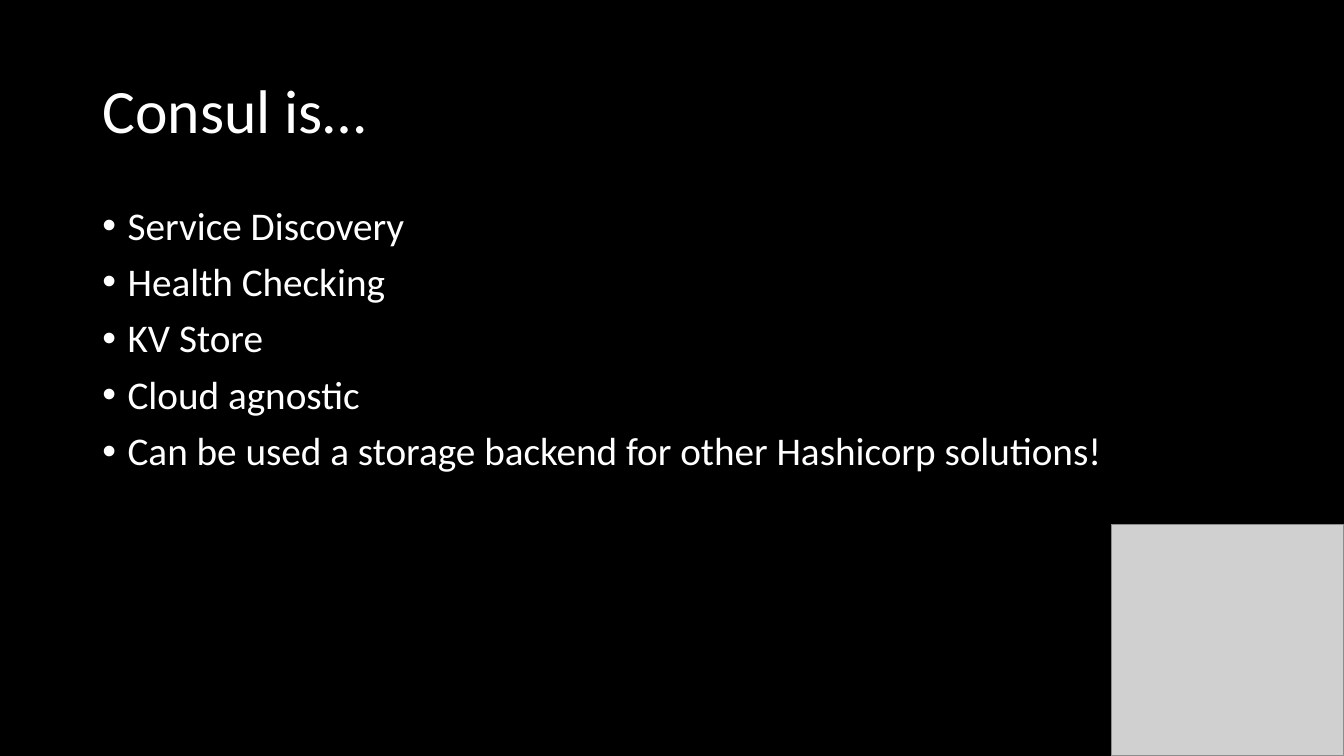
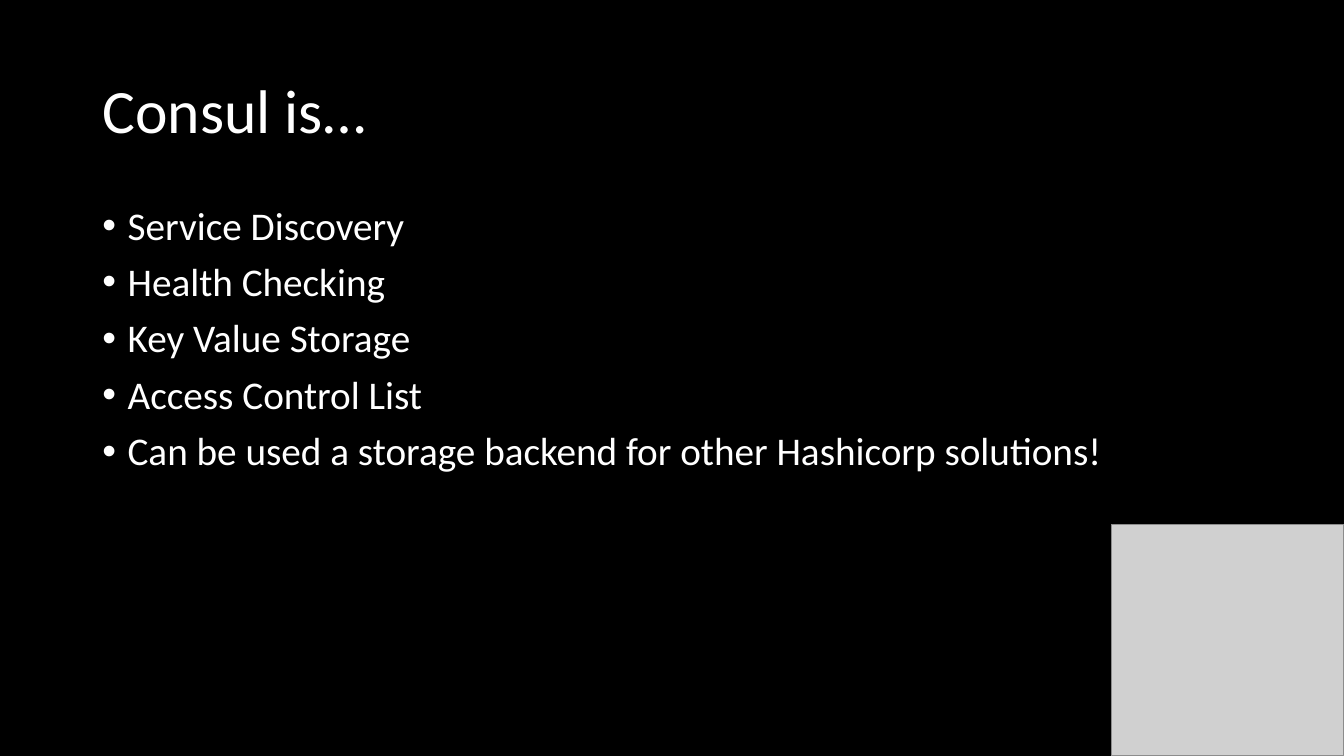
Before and after one commit to FraserPol/hashi-tech-excersise, a slide deck: slide 45 of Hashi-Demo-Preso.pptx. Drawn at 1344x756 pixels with LibreOffice and Linux fonts; fonts in the diff are those of the drawing; grey boxes stand for pictures. Boxes give left, top, right and bottom in pixels: in the first picture for what was removed or moved away, otherwise in the second. Text is boxed around its words. In the diff, an @@ line names an element or a change of style, - is before the commit and + after.

```diff
--- a/Hashi-Demo-Preso.pptx
+++ b/Hashi-Demo-Preso.pptx
@@ text at [128, 324, 422, 410]: text changed @@
-• KV Store
-• Cloud agnostic
+• Key Value Storage
+• Access Control List
```
Also in this commit, not shown: 7 other slides changed, 13 slides added, 1 slide removed, 13 other files.
